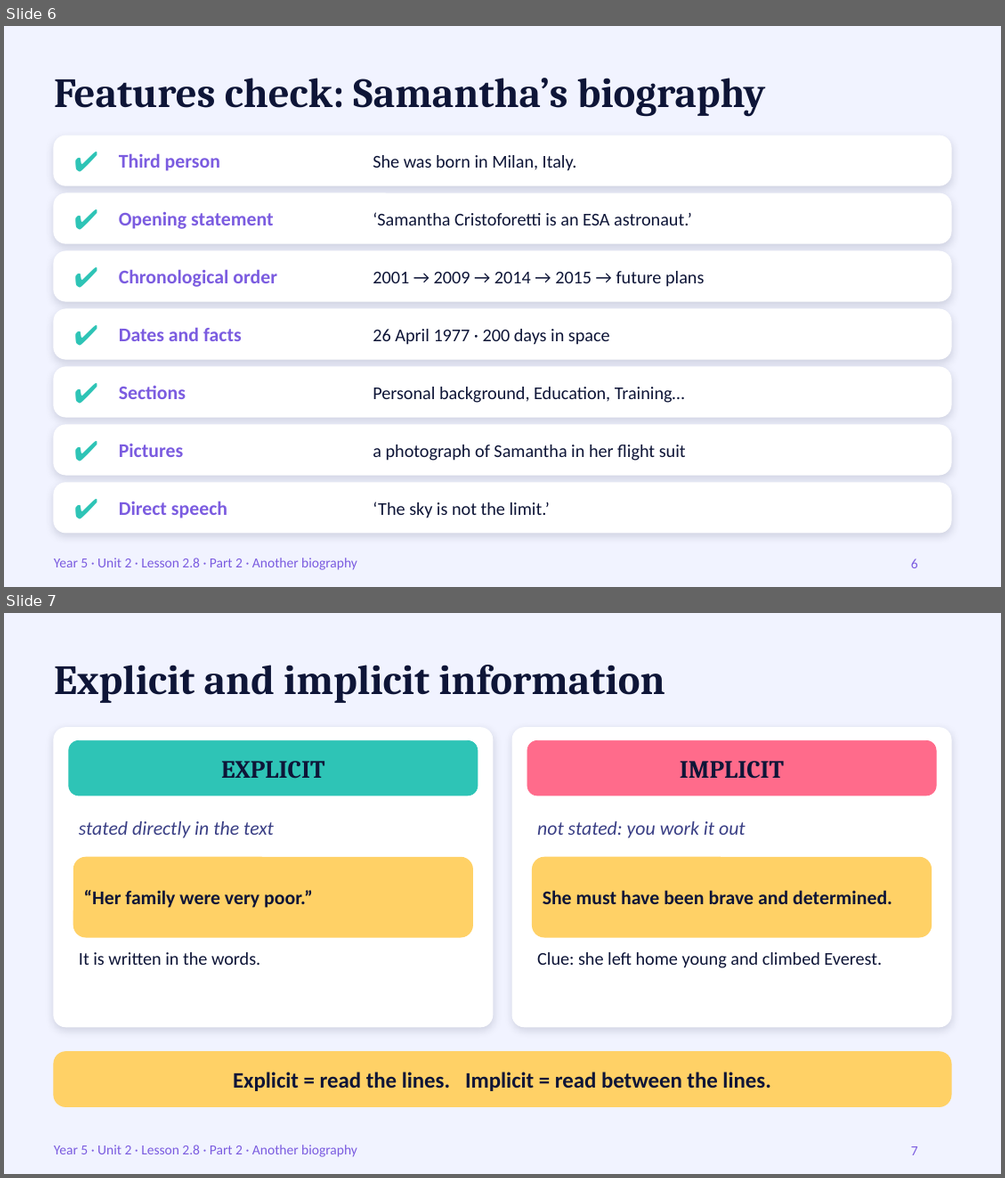
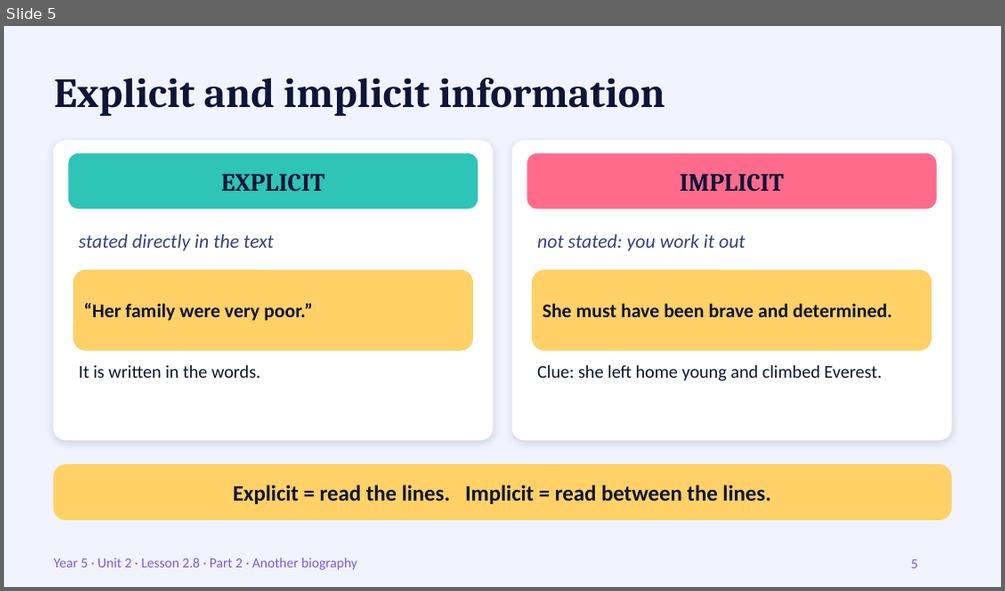
Before and after one commit to cobraarsgb6-hub/primary-exam-system, a slide deck: resources/coligo/Ali/English 105/Unit2_Lesson2.8_Part2_Another_Biography.pptx. Shown one above the other, each under a label of ours: slides 6 and 7 before the commit, slide 5 after it. The pictures are 1005x1178 and 1005x591 pixels, drawn with LibreOffice and Linux fonts; fonts in the diff are those of the drawing. Boxes give left, top, right and bottom in pixels: in the first picture for what was removed or moved away, otherwise in the second. Text is boxed around its words. In the diff, an @@ line names an element or a change of style, - is before the commit and + after.

```diff
--- a/resources/coligo/Ali/English 105/Unit2_Lesson2.8_Part2_Another_Biography.pptx
+++ b/resources/coligo/Ali/English 105/Unit2_Lesson2.8_Part2_Another_Biography.pptx
@@ slide 6 removed at [4, 26, 1001, 587], background #FFFFFF; not listed: 2 template elements that a slide beside it also shows @@
@@ title removed at [54, 78, 766, 116] @@
-Features check: Samantha’s biography
@@ rounded rectangle removed at [54, 135, 951, 185] @@
@@ text removed at [64, 141, 109, 181] @@
-✔
@@ text removed at [119, 153, 220, 171] @@
-Third person
@@ text removed at [372, 155, 577, 171] @@
-She was born in Milan, Italy.
@@ rounded rectangle removed at [54, 193, 951, 243] @@
@@ text removed at [64, 199, 109, 239] @@
-✔
@@ text removed at [119, 212, 273, 229] @@
-Opening statement
@@ text removed at [372, 212, 692, 225] @@
-‘Samantha Cristoforetti is an ESA astronaut.’
@@ rounded rectangle removed at [54, 251, 951, 301] @@
@@ text removed at [64, 257, 109, 297] @@
-✔
@@ text removed at [119, 269, 277, 287] @@
-Chronological order
@@ text removed at [372, 271, 704, 287] @@
-2001 → 2009 → 2014 → 2015 → future plans
@@ rounded rectangle removed at [54, 309, 951, 359] @@
@@ text removed at [64, 314, 109, 354] @@
-✔
@@ text removed at [119, 327, 242, 341] @@
-Dates and facts
@@ text removed at [372, 329, 610, 345] @@
-26 April 1977 · 200 days in space
@@ rounded rectangle removed at [54, 367, 951, 417] @@
@@ text removed at [64, 372, 109, 411] @@
-✔
@@ text removed at [119, 386, 186, 399] @@
-Sections
@@ text removed at [372, 386, 685, 402] @@
-Personal background, Education, Training…
@@ rounded rectangle removed at [54, 425, 951, 475] @@
@@ text removed at [64, 430, 109, 469] @@
-✔
@@ text removed at [119, 443, 183, 457] @@
-Pictures
@@ text removed at [372, 444, 686, 460] @@
-a photograph of Samantha in her flight suit
@@ rounded rectangle removed at [54, 483, 951, 532] @@
@@ text removed at [64, 488, 109, 527] @@
-✔
@@ text removed at [119, 500, 227, 518] @@
-Direct speech
@@ text removed at [372, 501, 550, 518] @@
-‘The sky is not the limit.’
@@ page number removed at [911, 558, 918, 568] @@
-6
@@ what was slide 7 is now slide 5 @@
@@ page number at [911, 559, 918, 568]: text changed @@
-7
+5
```
Also in this commit, not shown: 6 slides changed, 2 slides added, 6 other slides removed, 7 other files.
